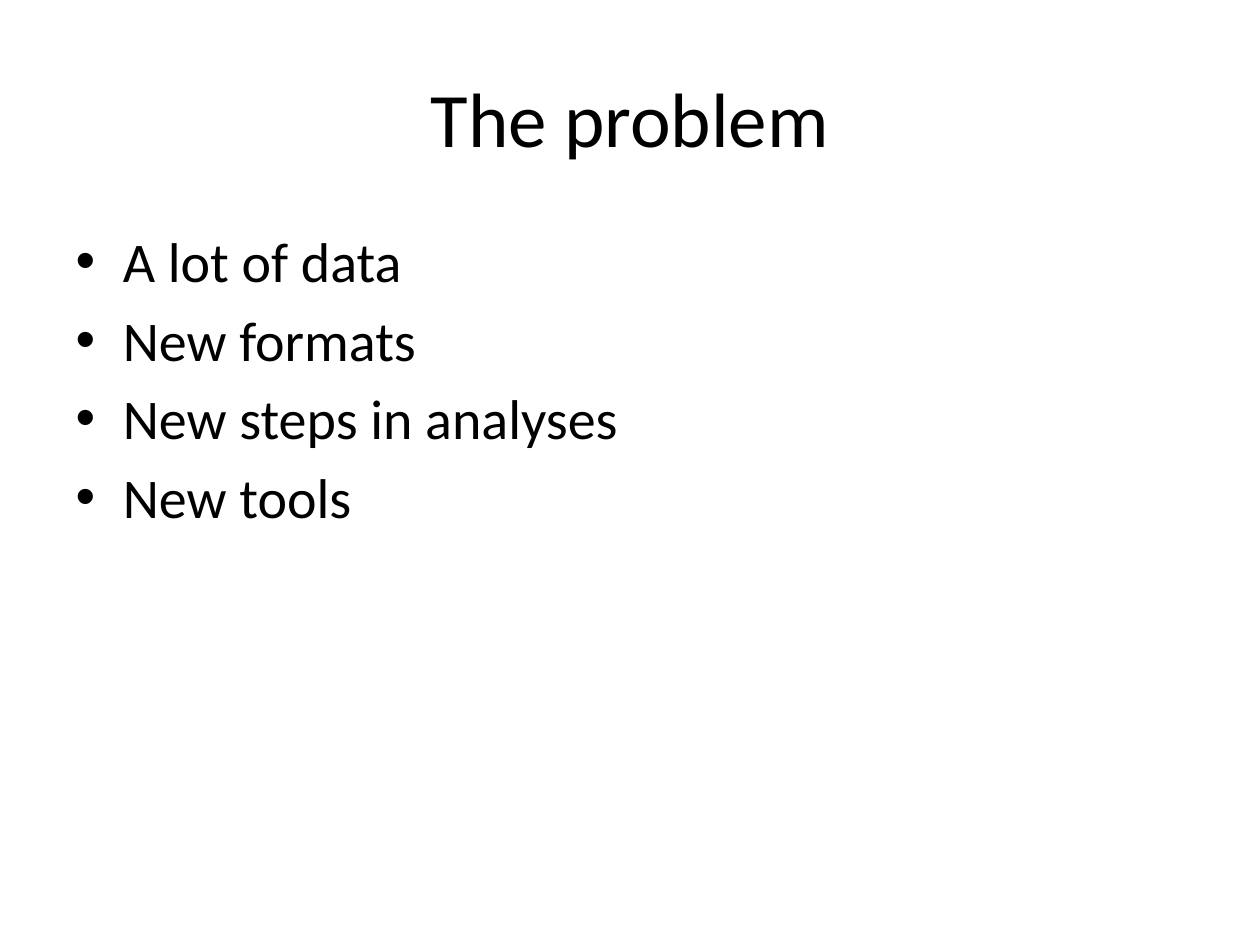
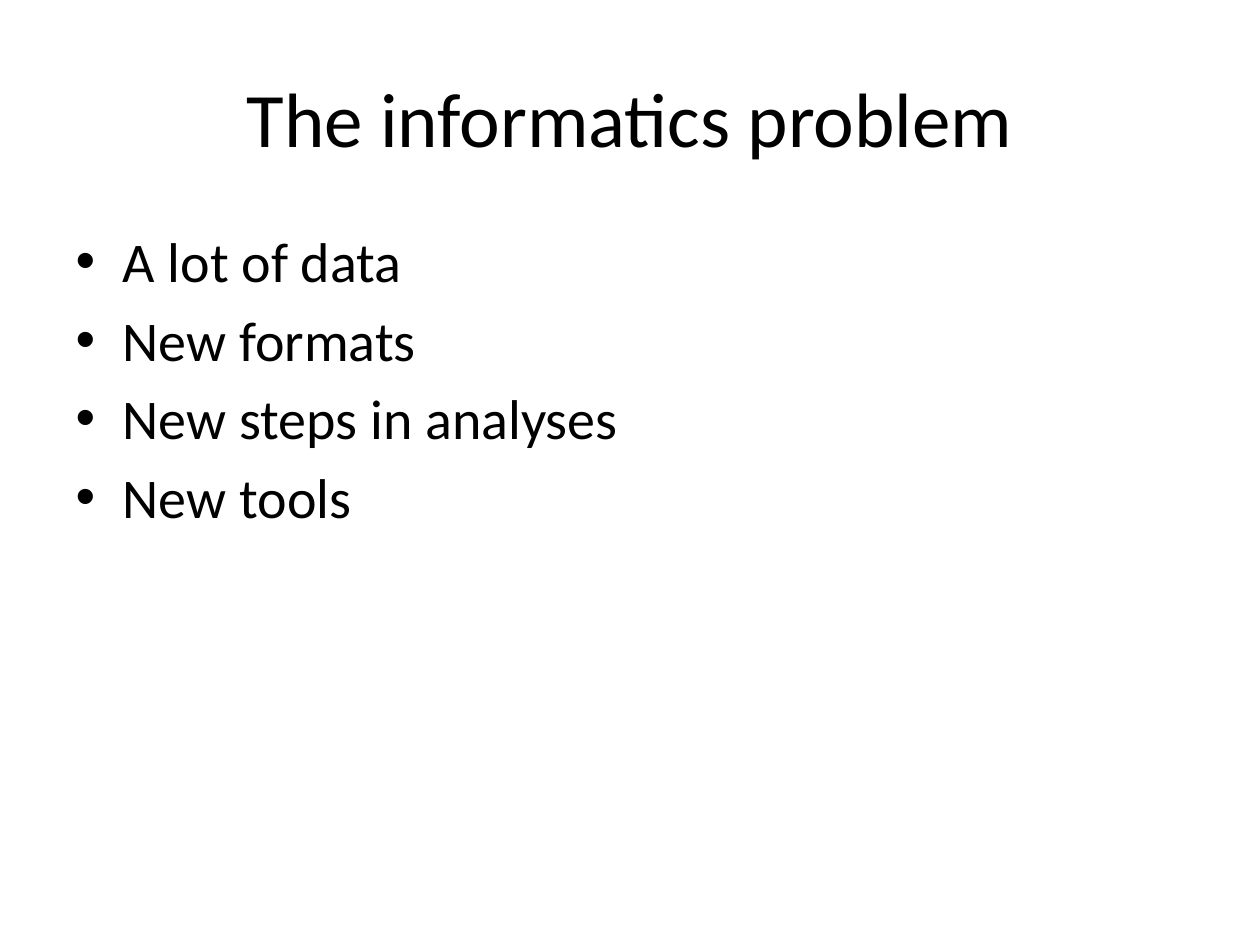
Before and after one commit to rvosa/ngs-workflows, a slide deck: slide 13 of doc/slides/day1/session1/NGSplatforms.pptx (slide 8 before the commit). Drawn at 1260x945 pixels with LibreOffice and Linux fonts; fonts in the diff are those of the drawing. Boxes give left, top, right and bottom in pixels: in the first picture for what was removed or moved away, otherwise in the second. Text is boxed around its words. In the diff, an @@ line names an element or a change of style, - is before the commit and + after.

```diff
--- a/doc/slides/day1/session1/NGSplatforms.pptx
+++ b/doc/slides/day1/session1/NGSplatforms.pptx
@@ title at box(247, 93, 1012, 160): text changed @@
-The problem
+The informatics problem
```
Also in this commit, not shown: 6 other slides changed, 7 slides added, 2 slides removed.
